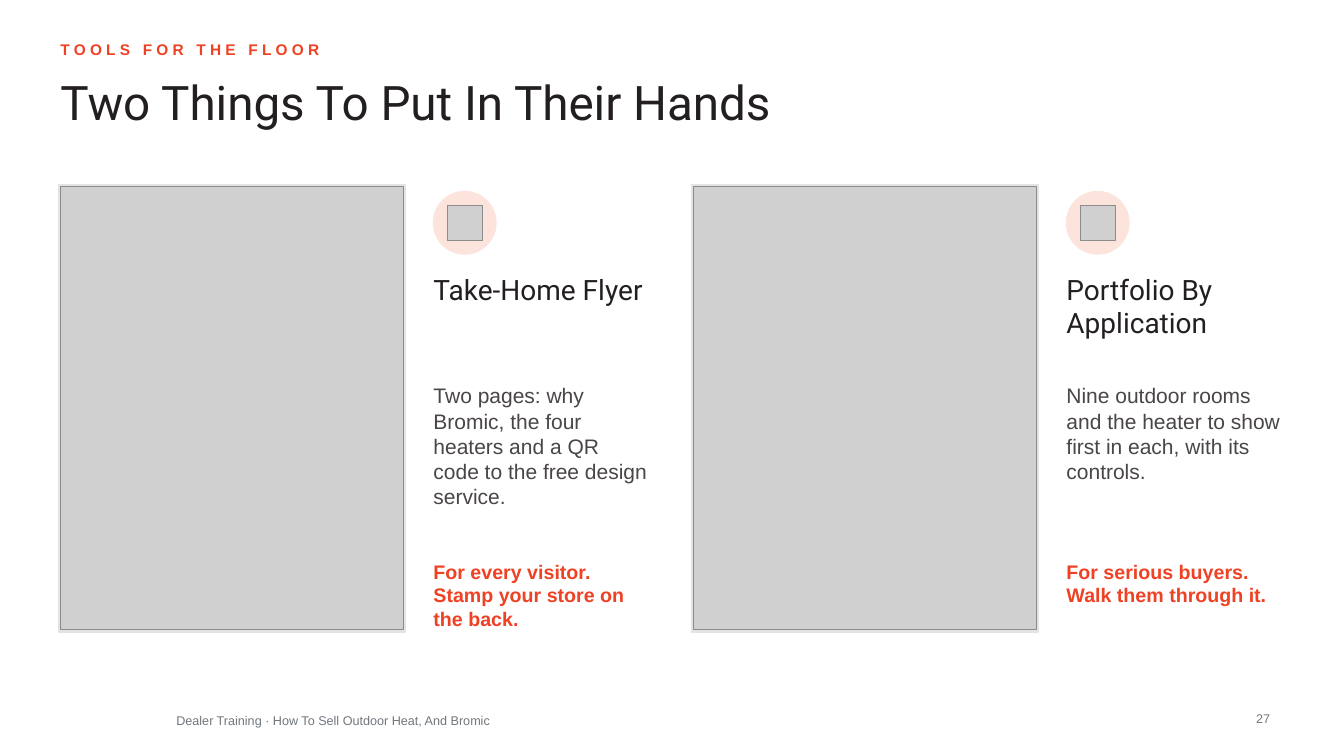
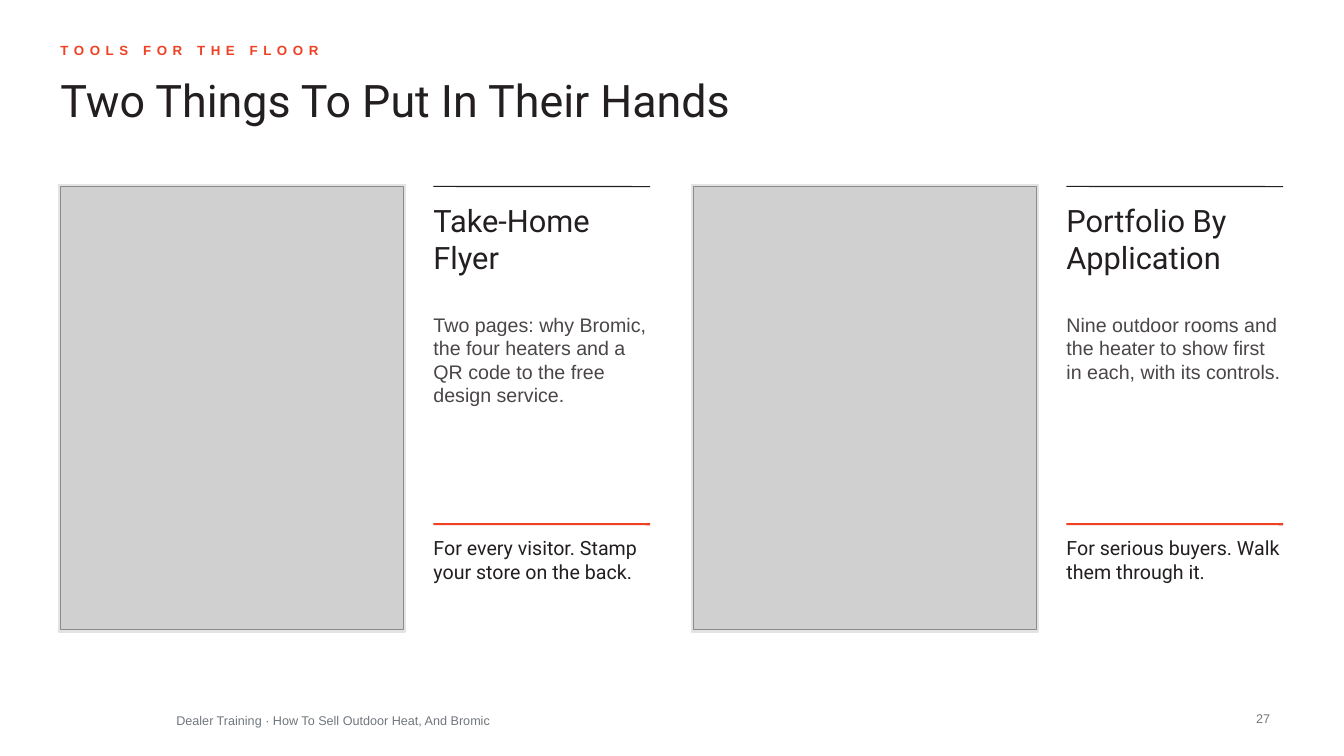
Before and after one commit to aayuvis/Bromic_Marketing, a slide deck: slide 27 of decks/training/out/Bromic-Dealer-How-To-Sell-Outdoor-Heat.pptx. Drawn at 1344x756 pixels with LibreOffice and Linux fonts; fonts in the diff are those of the drawing; grey boxes stand for pictures; background and template pictures are left out. Boxes give left, top, right and bottom in pixels: in the first picture for what was removed or moved away, otherwise in the second. Text is boxed around its words. In the diff, an @@ line names an element or a change of style, - is before the commit and + after.

```diff
--- a/decks/training/out/Bromic-Dealer-How-To-Sell-Outdoor-Heat.pptx
+++ b/decks/training/out/Bromic-Dealer-How-To-Sell-Outdoor-Heat.pptx
@@ text "TOOLS FOR THE FLOOR" at bbox=[60, 42, 1069, 71]: size 11 to 9.5 pt, letter spacing 3 to 4 pt @@
@@ title "Two Things To Put In ..." at bbox=[60, 83, 729, 127]: size 34 to 32 pt @@
@@ text "Take-Home Flyer" at bbox=[433, 209, 589, 276]: size 20 to 22 pt @@
@@ ellipse removed at bbox=[434, 192, 496, 254] @@
@@ line added from (434, 187) to (650, 187), #231F20 0.75 pt @@
@@ picture removed at bbox=[448, 206, 483, 241] @@
@@ text "Portfolio By Application" at bbox=[1066, 208, 1227, 276]: size 20 to 22 pt @@
@@ ellipse removed at bbox=[1067, 192, 1129, 254] @@
@@ line added from (1067, 187) to (1284, 187), #231F20 0.75 pt @@
@@ picture removed at bbox=[1081, 206, 1116, 241] @@
@@ text "Two pages: why Bromic, the ..." at bbox=[433, 317, 646, 406]: size 15 to 14 pt @@
@@ 4 texts: place and size @@
-4 texts at bbox=[433, 278, 1280, 504]
+4 texts at bbox=[433, 208, 1280, 406]
@@ text "Nine outdoor rooms and the ..." at bbox=[1066, 317, 1280, 382]: size 15 to 14 pt @@
@@ text "For every visitor. Stamp your ...": place and size @@
-text "For every visitor. Stamp your ..." at bbox=[433, 564, 624, 626]
+text "For every visitor. Stamp your ..." at bbox=[433, 541, 637, 583]
@@ text "For every visitor. Stamp your ..." at bbox=[433, 541, 637, 583]: font Arial to Roboto, text colour #EF4123 to #231F20, bold off @@
@@ line added from (434, 524) to (650, 524), #EF4123 1.5 pt @@
@@ text "For serious buyers. Walk them ...": place and size @@
-text "For serious buyers. Walk them ..." at bbox=[1066, 564, 1266, 606]
+text "For serious buyers. Walk them ..." at bbox=[1066, 540, 1280, 583]
@@ text "For serious buyers. Walk them ..." at bbox=[1066, 540, 1280, 583]: font Arial to Roboto, text colour #EF4123 to #231F20, bold off @@
@@ line added from (1067, 524) to (1284, 524), #EF4123 1.5 pt @@
```
Also in this commit, not shown: 28 other slides changed, 58 other files.
